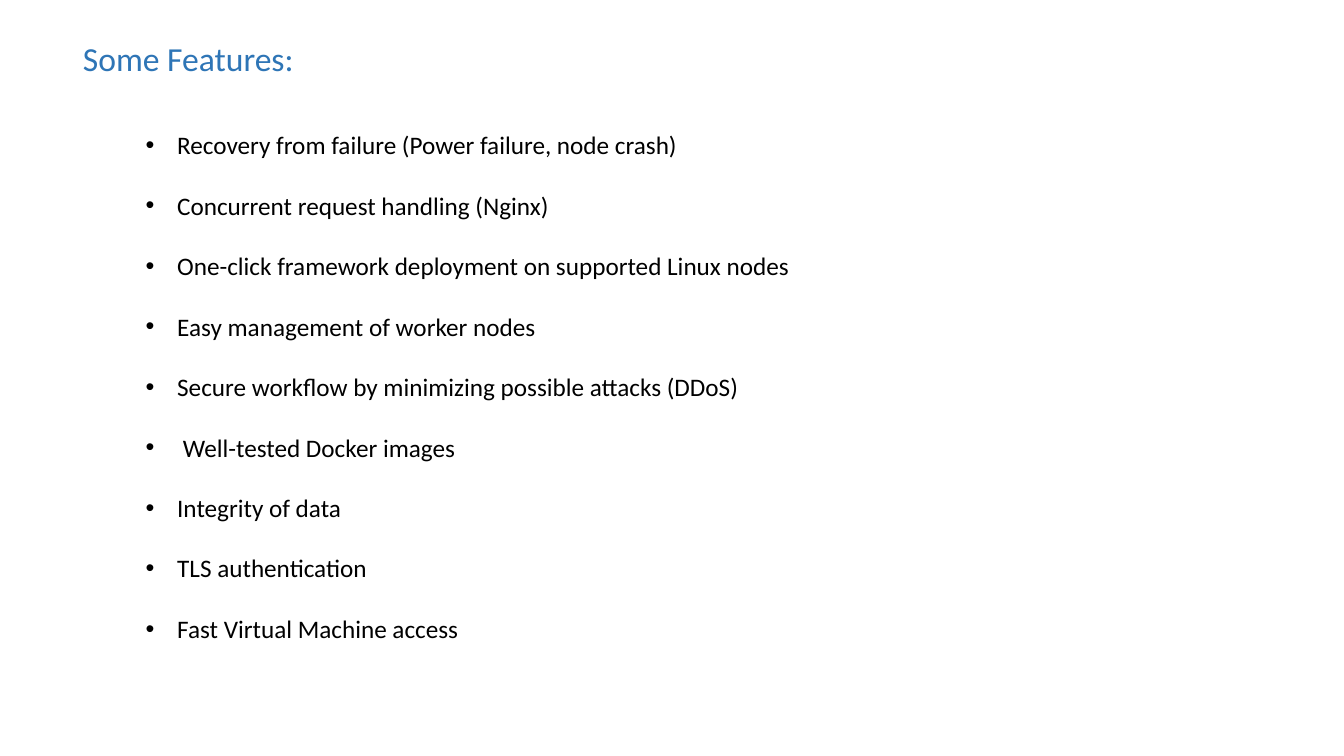
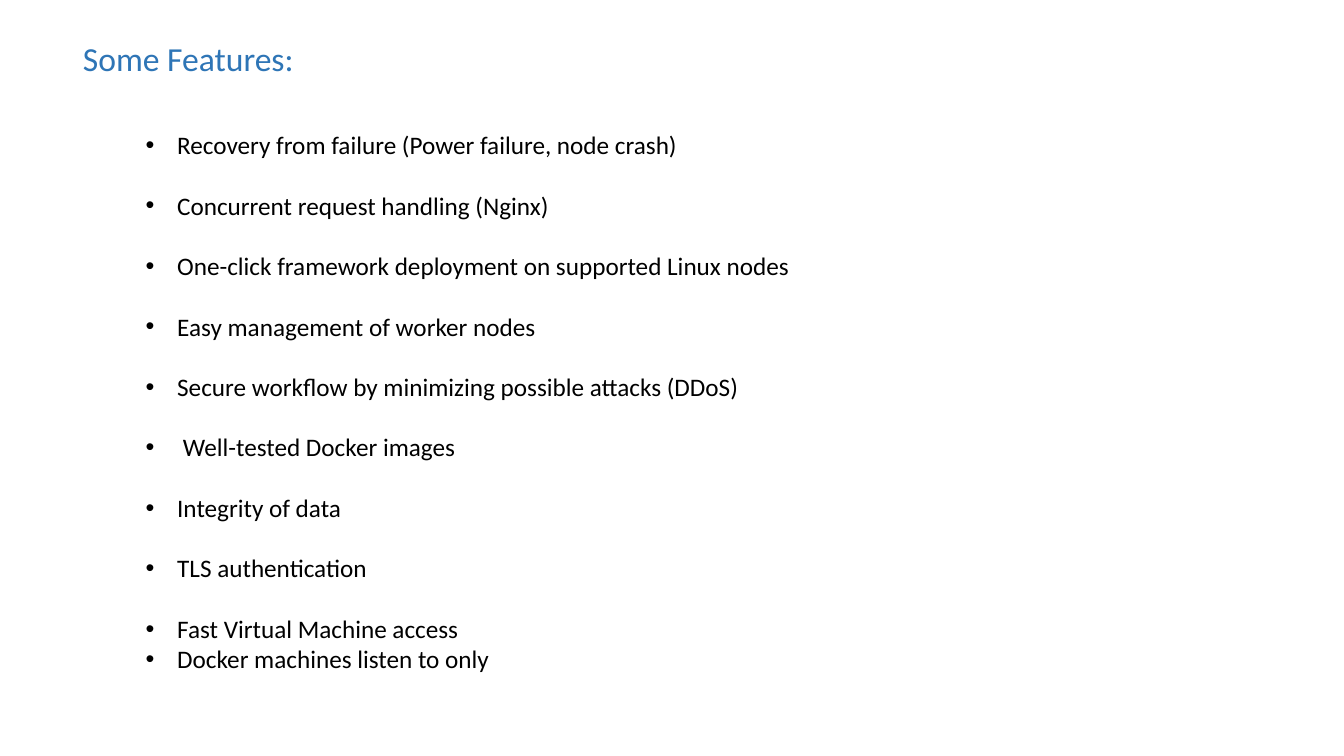
Before and after one commit to VaradBelwalkar/Scalable-Platform-as-a-Service, a slide deck: slide 3 of reference.pptx. Drawn at 1344x756 pixels with LibreOffice and Linux fonts; fonts in the diff are those of the drawing. Boxes give left, top, right and bottom in pixels: in the first picture for what was removed or moved away, otherwise in the second. Text is boxed around its words. In the diff, an @@ line names an element or a change of style, - is before the commit and + after.

```diff
--- a/reference.pptx
+++ b/reference.pptx
@@ text at [177,650,489,672]: paragraph added @@
+• Docker machines listen to only
```
Also in this commit, not shown: 2 other slides changed, 5 other files.
